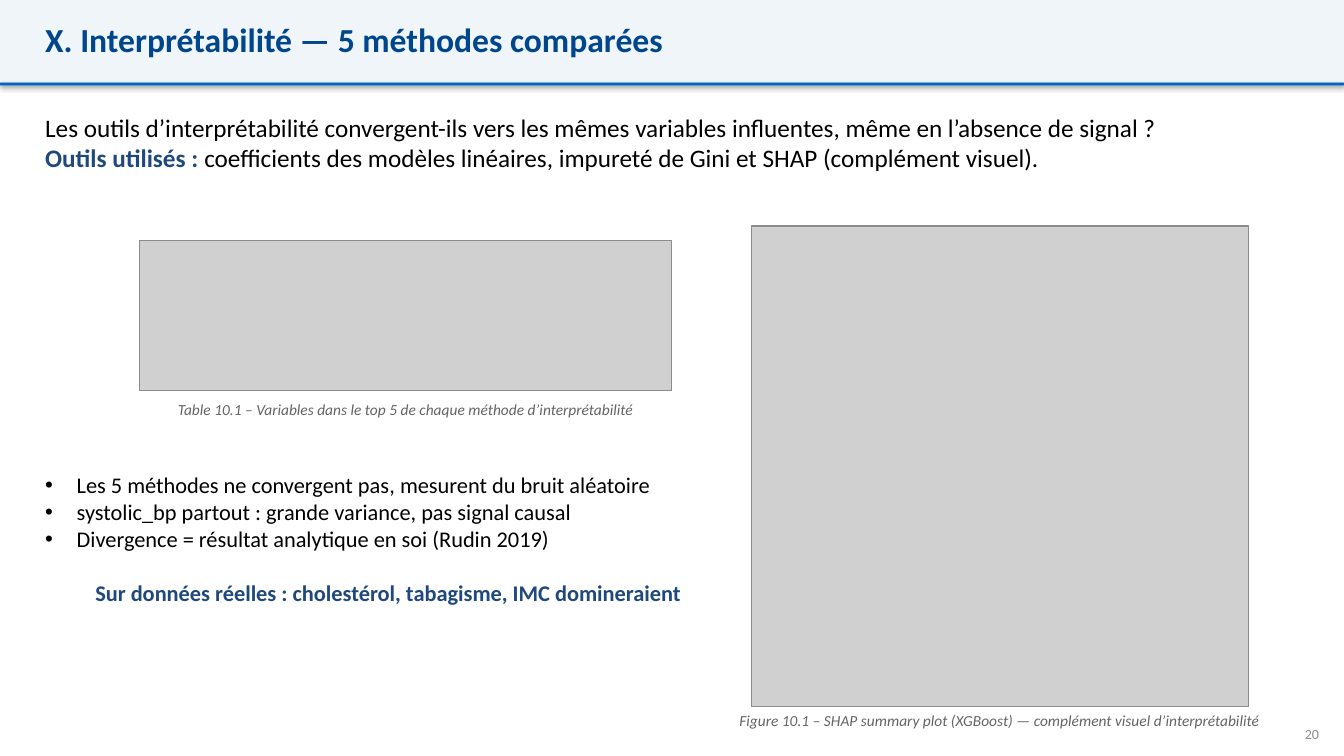
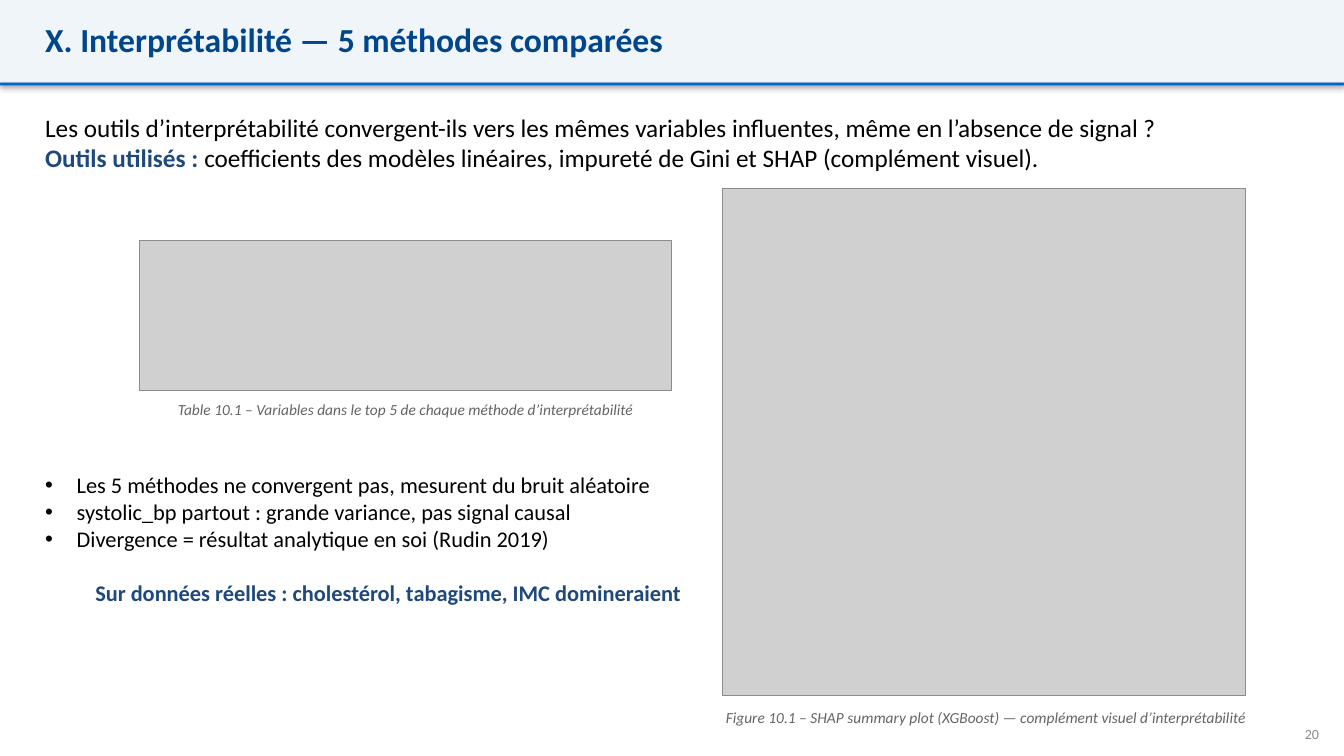
Before and after one commit to mahamatarda/Memoire-S2, a slide deck: slide 24 of Support Mahamat - Memoire.pptx. Drawn at 1344x756 pixels with LibreOffice and Linux fonts; fonts in the diff are those of the drawing; grey boxes stand for pictures. Boxes give left, top, right and bottom in pixels: in the first picture for what was removed or moved away, otherwise in the second. Text is boxed around its words. In the diff, an @@ line names an element or a change of style, - is before the commit and + after.

```diff
--- a/Support Mahamat - Memoire.pptx
+++ b/Support Mahamat - Memoire.pptx
@@ picture: place and size @@
-picture at <box>751,226,1248,707</box>
+picture at <box>723,189,1246,696</box>
@@ text "Figure 10.1 – SHAP summary ...": place and size @@
-text "Figure 10.1 – SHAP summary ..." at <box>739,715,1259,729</box>
+text "Figure 10.1 – SHAP summary ..." at <box>726,712,1245,726</box>
```
Also in this commit, not shown: 5 other slides changed, 6 other files.
